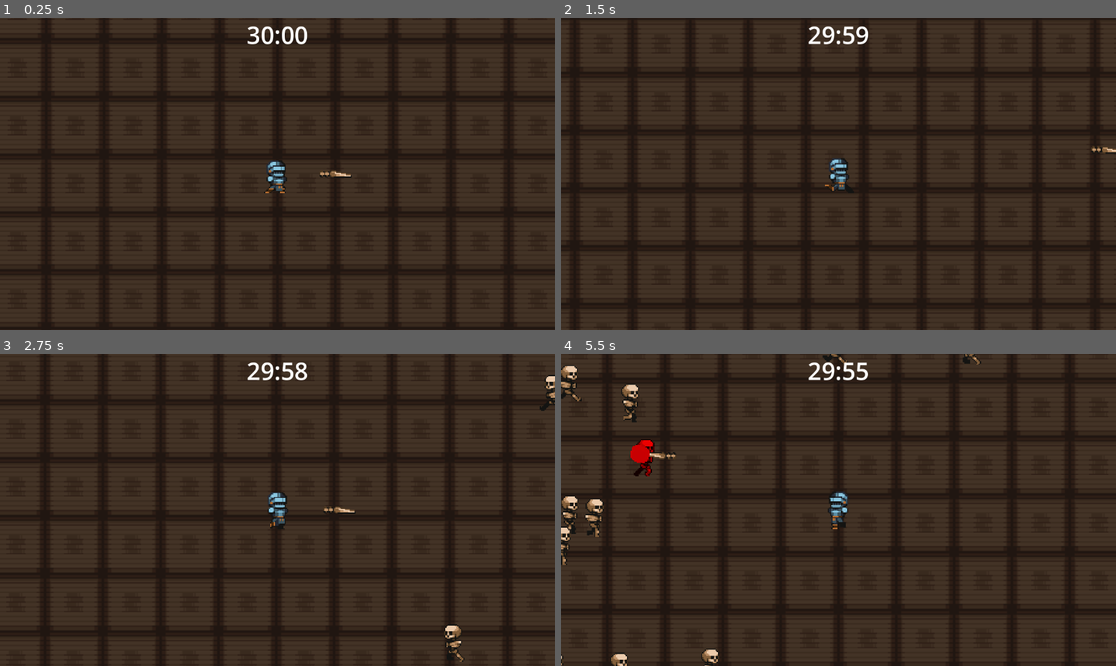
Above: before the commit, frames 1-4 (two rows, left to right).
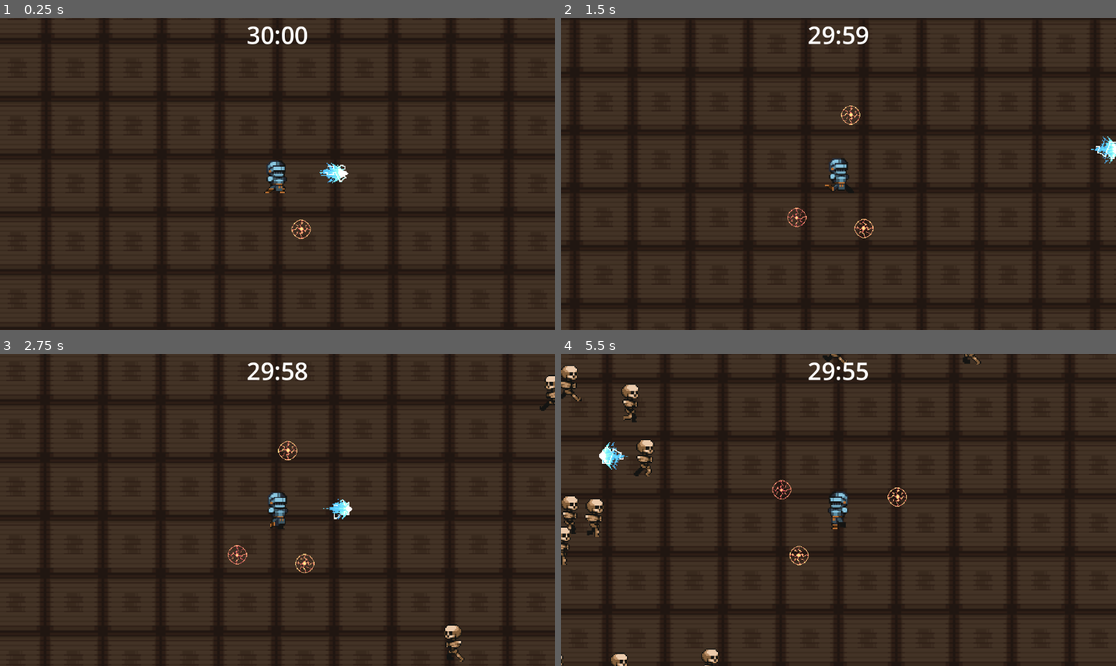
Above: after the commit, the same moments.

Repository: ethanreleford/Smashernization
Game: Godot game, scene res://scenes/world.tscn
Two runs of this game, one before a commit and one after it. Both use one fixed random seed, a clock stepped at 60 frames per second and the inputs below.
Inputs:
- Up to frame 1 (0.25 s): no input
- Up to frame 2 (1.5 s): hold D (Move Right) 0.53-1.28 s; hold S (Move Down) from 1.28 s (still down)
- Up to frame 3 (2.75 s): release S (Move Down) at 2.03 s; hold D (Move Right) from 2.03 s (still down)
- Up to frame 4 (5.5 s): release D (Move Right) at 2.78 s; hold W (Move Up) 2.78-3.53 s; hold A (Move Left) 3.53-5.03 s; hold S (Move Down) from 5.03 s (still down)

The runs differ from the first frame. In frame 1, 0.3% of the frame differs, in the area x 52-64%, y 46-71%; in frame 2, 0.4%; in frame 3, 0.4%; in frame 4, 0.8%, in the area x 6-63%, y 27-68%.

Commit message:
Day 5.1
Changes:
-Made a new ability 50% of the way done (aura ability)
-Need to reimplement the way the node will be spread apart and the code to do that and how leveling up will affect that.
-Changed sprite animation to be more fitting of a theme
-changed knife asset to fire shot need to change names of the scenes and scripts properly
-need to fix leveling system for items

Wants:
-want to add 4 more abilities before making an ability picking system
-want to add stats list to increase the abilities attributes

Diff:
--- a/fire_aura_instance.gd
+++ b/fire_aura_instance.gd
@@ -1,11 +1,38 @@
 extends Node2D
 
+var aura :  PackedScene = preload("res://fire_aura_node.tscn")
+var playerInfo : CharacterBody2D
+var canSpawn : bool = true
 
-# Called when the node enters the scene tree for the first time.
-func _ready() -> void:
-	pass # Replace with function body.
-
+func _ready():
+	pass
 
 # Called every frame. 'delta' is the elapsed time since the previous frame.
 func _process(delta: float) -> void:
-	pass
+	spawnAura()
+
+func spawnAura():
+	if canSpawn:
+		print("spawned")
+		canSpawn = false
+		var aura_instance = aura.instantiate()
+		aura_instance.global_position = playerInfo.global_position
+		add_child(aura_instance)
+		aura_instance.despawn()
+		await get_tree().create_timer(0.5).timeout
+		var aura_instance1 = aura.instantiate()
+		aura_instance1.global_position = playerInfo.global_position
+		add_child(aura_instance1)
+		aura_instance1.despawn()
+		await get_tree().create_timer(0.5).timeout
+		var aura_instance2 = aura.instantiate()
+		aura_instance2.global_position = playerInfo.global_position
+		add_child(aura_instance2)
+		aura_instance2.despawn()
+		await get_tree().create_timer(10).timeout
+		canSpawn = true
+		#aura_instance.despawn()
+
+func _on_player_face(pos: Vector2, player: CharacterBody2D) -> void:
+	print(player.global_position)
+	playerInfo = player
--- a/fire_aura_instance.tscn
+++ b/fire_aura_instance.tscn
@@ -1,6 +1,11 @@
-[gd_scene load_steps=2 format=3 uid="uid://dip0p1pdgn85s"]
+[gd_scene load_steps=3 format=3 uid="uid://dip0p1pdgn85s"]
 
 [ext_resource type="Script" path="res://fire_aura_instance.gd" id="1_x2cpg"]
 
+[sub_resource type="RectangleShape2D" id="RectangleShape2D_16n81"]
+
 [node name="FireAuraInstance" type="Node2D"]
 script = ExtResource("1_x2cpg")
+
+[node name="CollisionShape2D" type="CollisionShape2D" parent="."]
+shape = SubResource("RectangleShape2D_16n81")
--- a/fire_aura_node.gd
+++ b/fire_aura_node.gd
@@ -1,11 +1,27 @@
-extends Node2D
+extends RigidBody2D
+
+var angle : float = 0.0
+var radius : float = 50.0  # Adjust this to set the radius of the circular path
+var speed : float = 5.0  # Speed of rotation in radians per second
+var damage : int = 50
 
 
-# Called when the node enters the scene tree for the first time.
-func _ready() -> void:
-	pass # Replace with function body.
-
+func _ready():
+	$AnimatedSprite2D.play("default")
 
 # Called every frame. 'delta' is the elapsed time since the previous frame.
 func _process(delta: float) -> void:
-	pass
+	angle += delta * speed
+	position = Vector2(
+		cos(angle) * radius,
+		sin(angle) * radius
+	) + Vector2.ZERO  # Center of the circular path, adjust if needed
+
+func _on_area_2d_area_entered(area):
+	if area.is_in_group("Enemy"):
+		area.get_parent().takeDamage(damage)
+
+func despawn():
+	await get_tree().create_timer(9.5).timeout
+	print("despawned")
+	queue_free()
--- a/fire_aura_node.tscn
+++ b/fire_aura_node.tscn
@@ -1,6 +1,60 @@
-[gd_scene load_steps=2 format=3 uid="uid://r8mtowl1uduk"]
+[gd_scene load_steps=9 format=3 uid="uid://r8mtowl1uduk"]
 
 [ext_resource type="Script" path="res://fire_aura_node.gd" id="1_cjekb"]
+[ext_resource type="Texture2D" uid="uid://cabr83d0bhfu2" path="res://assets/Fire Assets/Free  Effect Bullet Impact Explosion 32x32 V1/Red Effect Bullet Impact Explosion 32x32.png" id="2_fm8w5"]
 
-[node name="FireAuraNode" type="Node2D"]
+[sub_resource type="AtlasTexture" id="AtlasTexture_h1w6r"]
+atlas = ExtResource("2_fm8w5")
+region = Rect2(352, 256, 32, 32)
+
+[sub_resource type="AtlasTexture" id="AtlasTexture_w2id3"]
+atlas = ExtResource("2_fm8w5")
+region = Rect2(384, 256, 32, 32)
+
+[sub_resource type="AtlasTexture" id="AtlasTexture_v0xjs"]
+atlas = ExtResource("2_fm8w5")
+region = Rect2(416, 256, 32, 32)
+
+[sub_resource type="AtlasTexture" id="AtlasTexture_75hi3"]
+atlas = ExtResource("2_fm8w5")
+region = Rect2(448, 256, 32, 32)
+
+[sub_resource type="SpriteFrames" id="SpriteFrames_rkatg"]
+animations = [{
+"frames": [{
+"duration": 1.0,
+"texture": SubResource("AtlasTexture_h1w6r")
+}, {
+"duration": 1.0,
+"texture": SubResource("AtlasTexture_w2id3")
+}, {
+"duration": 1.0,
+"texture": SubResource("AtlasTexture_v0xjs")
+}, {
+"duration": 1.0,
+"texture": SubResource("AtlasTexture_75hi3")
+}],
+"loop": true,
+"name": &"default",
+"speed": 10.0
+}]
+
+[sub_resource type="CircleShape2D" id="CircleShape2D_oekpc"]
+radius = 8.0
+
+[node name="FireAuraNode" type="RigidBody2D"]
+gravity_scale = 0.0
 script = ExtResource("1_cjekb")
+
+[node name="AnimatedSprite2D" type="AnimatedSprite2D" parent="."]
+texture_filter = 1
+scale = Vector2(0.5, 0.5)
+sprite_frames = SubResource("SpriteFrames_rkatg")
+frame_progress = 0.34449
+
+[node name="Area2D" type="Area2D" parent="."]
+
+[node name="CollisionShape2D" type="CollisionShape2D" parent="Area2D"]
+shape = SubResource("CircleShape2D_oekpc")
+
+[connection signal="area_entered" from="Area2D" to="." method="_on_area_2d_area_entered"]
--- a/scenes/abilites/knife_throw_node.tscn
+++ b/scenes/abilites/knife_throw_node.tscn
@@ -1,8 +1,44 @@
-[gd_scene load_steps=33 format=3 uid="uid://bggvhebuaugap"]
+[gd_scene load_steps=38 format=3 uid="uid://bggvhebuaugap"]
 
 [ext_resource type="Script" path="res://scripts/abilites/knife_throw_node.gd" id="1_lib6s"]
-[ext_resource type="Texture2D" uid="uid://rojxucl1862i" path="res://assets/my assets/Knife.png" id="2_gt4q4"]
+[ext_resource type="Texture2D" uid="uid://bt333akfsjdpc" path="res://assets/Fire Assets/Free  Effect Bullet Impact Explosion 32x32 V1/Blue Effect Bullet Impact Explosion 32x32.png" id="2_ist5w"]
 [ext_resource type="Texture2D" uid="uid://dnhu4f63l2b2h" path="res://assets/BLOOD ASSETS/NEw pack blood/3_100x100px.png" id="3_ay5tm"]
+
+[sub_resource type="AtlasTexture" id="AtlasTexture_3bluv"]
+atlas = ExtResource("2_ist5w")
+region = Rect2(352, 160, 32, 32)
+
+[sub_resource type="AtlasTexture" id="AtlasTexture_ufw1s"]
+atlas = ExtResource("2_ist5w")
+region = Rect2(384, 160, 32, 32)
+
+[sub_resource type="AtlasTexture" id="AtlasTexture_63c8y"]
+atlas = ExtResource("2_ist5w")
+region = Rect2(416, 160, 32, 32)
+
+[sub_resource type="AtlasTexture" id="AtlasTexture_qc2v7"]
+atlas = ExtResource("2_ist5w")
+region = Rect2(448, 160, 32, 32)
+
+[sub_resource type="SpriteFrames" id="SpriteFrames_dmiyw"]
+animations = [{
+"frames": [{
+"duration": 1.0,
+"texture": SubResource("AtlasTexture_3bluv")
+}, {
+"duration": 1.0,
+"texture": SubResource("AtlasTexture_ufw1s")
+}, {
+"duration": 1.0,
+"texture": SubResource("AtlasTexture_63c8y")
+}, {
+"duration": 1.0,
+"texture": SubResource("AtlasTexture_qc2v7")
+}],
+"loop": true,
+"name": &"default",
+"speed": 5.0
+}]
 
 [sub_resource type="AtlasTexture" id="AtlasTexture_8oku0"]
 atlas = ExtResource("3_ay5tm")
@@ -216,9 +252,17 @@
 continuous_cd = 2
 script = ExtResource("1_lib6s")
 
+[node name="AnimatedSprite2D" type="AnimatedSprite2D" parent="."]
+texture_filter = 1
+rotation = 1.5708
+scale = Vector2(0.75, 0.75)
+sprite_frames = SubResource("SpriteFrames_dmiyw")
+frame_progress = 0.190184
+
 [node name="Sprite2D" type="Sprite2D" parent="."]
+visible = false
 texture_filter = 1
-texture = ExtResource("2_gt4q4")
+region_enabled = true
 
 [node name="AnimatedSprite2D2" type="AnimatedSprite2D" parent="."]
 visible = false
--- a/scenes/player.tscn
+++ b/scenes/player.tscn
@@ -6,6 +6,7 @@
 [ext_resource type="Texture2D" uid="uid://bgrrn4dvplbod" path="res://assets/Pixel Crawler - FREE - 1.8/Heroes/Knight/Idle/Idle-Sheet.png" id="2_u0b20"]
 [ext_resource type="Texture2D" uid="uid://32pkb7n7cswr" path="res://assets/Pixel Crawler - FREE - 1.8/Heroes/Knight/Death/Death-Sheet.png" id="2_upwot"]
 [ext_resource type="PackedScene" uid="uid://ck0u6oa0nlmy1" path="res://scenes/abilites/knife_throw_instance.tscn" id="5_jxyjw"]
+[ext_resource type="PackedScene" uid="uid://dip0p1pdgn85s" path="res://fire_aura_instance.tscn" id="7_e3v36"]
 
 [sub_resource type="CircleShape2D" id="CircleShape2D_as6e5"]
 
@@ -154,6 +155,7 @@
 point_count = 8
 
 [node name="Player" type="CharacterBody2D"]
+z_index = 6
 script = ExtResource("1_qtp2b")
 
 [node name="XP_Range" type="Area2D" parent="."]
@@ -167,6 +169,7 @@
 shape = SubResource("CircleShape2D_as6e5")
 
 [node name="PlayerCamera" type="Camera2D" parent="."]
+visible = false
 z_index = 1
 zoom = Vector2(2.5, 2.5)
 
@@ -196,7 +199,10 @@
 
 [node name="Position2D" type="Marker2D" parent="Path2D/PathFollow2D"]
 
-[node name="instance" parent="." instance=ExtResource("5_jxyjw")]
-
-[connection signal="face" from="." to="instance" method="_on_player_face"]
+[node name="FireAuraInstance" parent="." instance=ExtResource("7_e3v36")]
+
+[node name="KnifeThrowInstance" parent="." instance=ExtResource("5_jxyjw")]
+
+[connection signal="face" from="." to="FireAuraInstance" method="_on_player_face"]
+[connection signal="face" from="." to="KnifeThrowInstance" method="_on_player_face"]
 [connection signal="body_entered" from="XP_Range" to="XP_Range" method="_on_body_entered"]
--- a/scripts/abilites/knife_throw_instance.gd
+++ b/scripts/abilites/knife_throw_instance.gd
@@ -15,7 +15,7 @@
 	if canShoot:
 		canShoot = false
 		#print(direction)
-		if itemLevel >= 1:
+		if playerInfo.level >= 1:
 			# First projectile instantiation
 			var projectile_instance1 = projectile.instantiate()
 			projectile_instance1.global_position = global_position
@@ -26,7 +26,7 @@
 			# Delay before firing the next projectile
 			await get_tree().create_timer(0.2).timeout
 
-		if itemLevel >= 2:
+		if playerInfo.level >= 2:
 			# Second projectile instantiation
 			var projectile_instance2 = projectile.instantiate()
 			projectile_instance2.global_position = global_position + (Vector2(11,11) * fixKnifeTrajectory(direction))
@@ -35,7 +35,7 @@
 			projectile_instance2.direction = direction
 			#print("2")
 			await get_tree().create_timer(0.2).timeout
-		if itemLevel >= 3:
+		if playerInfo.level >= 3:
 			# Second projectile instantiation
 			var projectile_instance3 = projectile.instantiate()
 			projectile_instance3.global_position = global_position + (Vector2(-11,-11) * fixKnifeTrajectory(direction))
@@ -44,7 +44,7 @@
 			projectile_instance3.direction = direction
 			#print("3")
 			await get_tree().create_timer(0.2).timeout
-		if itemLevel >= 4:
+		if playerInfo.level >= 4:
 			# fourth projectile instantiation
 			var projectile_instance4 = projectile.instantiate()
 			projectile_instance4.global_position = global_position + (Vector2(7,7) * fixKnifeTrajectory(direction))
@@ -53,6 +53,7 @@
 			projectile_instance4.direction = direction
 		#print("4")
 		await get_tree().create_timer(cooldown).timeout
+		decreaseCooldown()
 		canShoot = true
 
 func fixKnifeTrajectory(givenDirection: Vector2) -> Vector2:
--- a/scripts/abilites/knife_throw_node.gd
+++ b/scripts/abilites/knife_throw_node.gd
@@ -5,7 +5,8 @@
 var damage: int = 50
 var penetration: int = 3
 
-
+func _ready():
+	$AnimatedSprite2D.play("default")
 
 
 func _process(delta):
Binary file added: assets/Fire Assets/Free Effect Bullet Impact Explosion 32x32 V1/Blue Effect Bullet Impact Explosion 32x32.png
Not shown, added: assets/Fire Assets/Free Effect Bullet Impact Explosion 32x32 V1/Blue Effect Bullet Impact Explosion 32x32.png.import
Binary file added: assets/Fire Assets/Free Effect Bullet Impact Explosion 32x32 V1/Green Effect Bullet Impact Explosion 32x32.png
Not shown, added: assets/Fire Assets/Free Effect Bullet Impact Explosion 32x32 V1/Green Effect Bullet Impact Explosion 32x32.png.import
Binary file added: assets/Fire Assets/Free Effect Bullet Impact Explosion 32x32 V1/Introl Blue Effect Bullet Impact Explosion 32x32.gif
Binary file added: assets/Fire Assets/Free Effect Bullet Impact Explosion 32x32 V1/Introl Green Effect Bullet Impact Explosion 32x32.gif
Binary file added: assets/Fire Assets/Free Effect Bullet Impact Explosion 32x32 V1/Introl Purple Effect Bullet Impact Explosion 32x32.gif
Binary file added: assets/Fire Assets/Free Effect Bullet Impact Explosion 32x32 V1/Introl Red Effect Bullet Impact Explosion 32x32.gif
Binary file added: assets/Fire Assets/Free Effect Bullet Impact Explosion 32x32 V1/Introl Yellow Effect Bullet Impact Explosion 32x32.gif
Binary file added: assets/Fire Assets/Free Effect Bullet Impact Explosion 32x32 V1/Purple Effect Bullet Impact Explosion 32x32.png
Not shown, added: assets/Fire Assets/Free Effect Bullet Impact Explosion 32x32 V1/Purple Effect Bullet Impact Explosion 32x32.png.import
Binary file added: assets/Fire Assets/Free Effect Bullet Impact Explosion 32x32 V1/Red Effect Bullet Impact Explosion 32x32.png
(and 6 more such lines)
